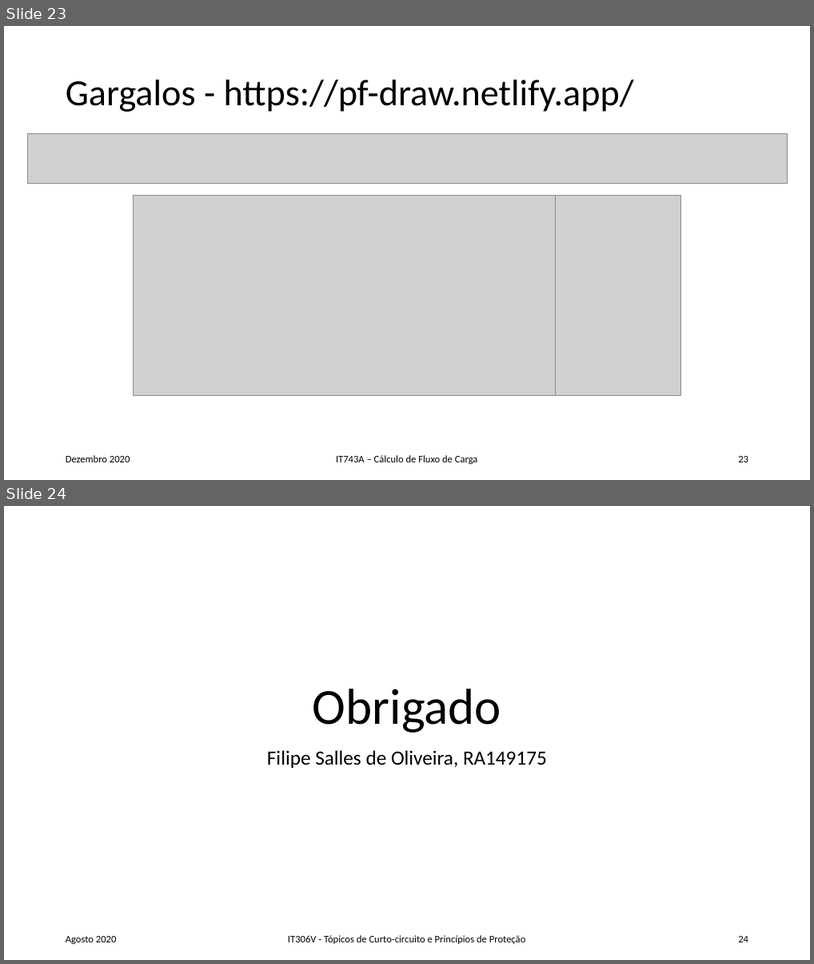
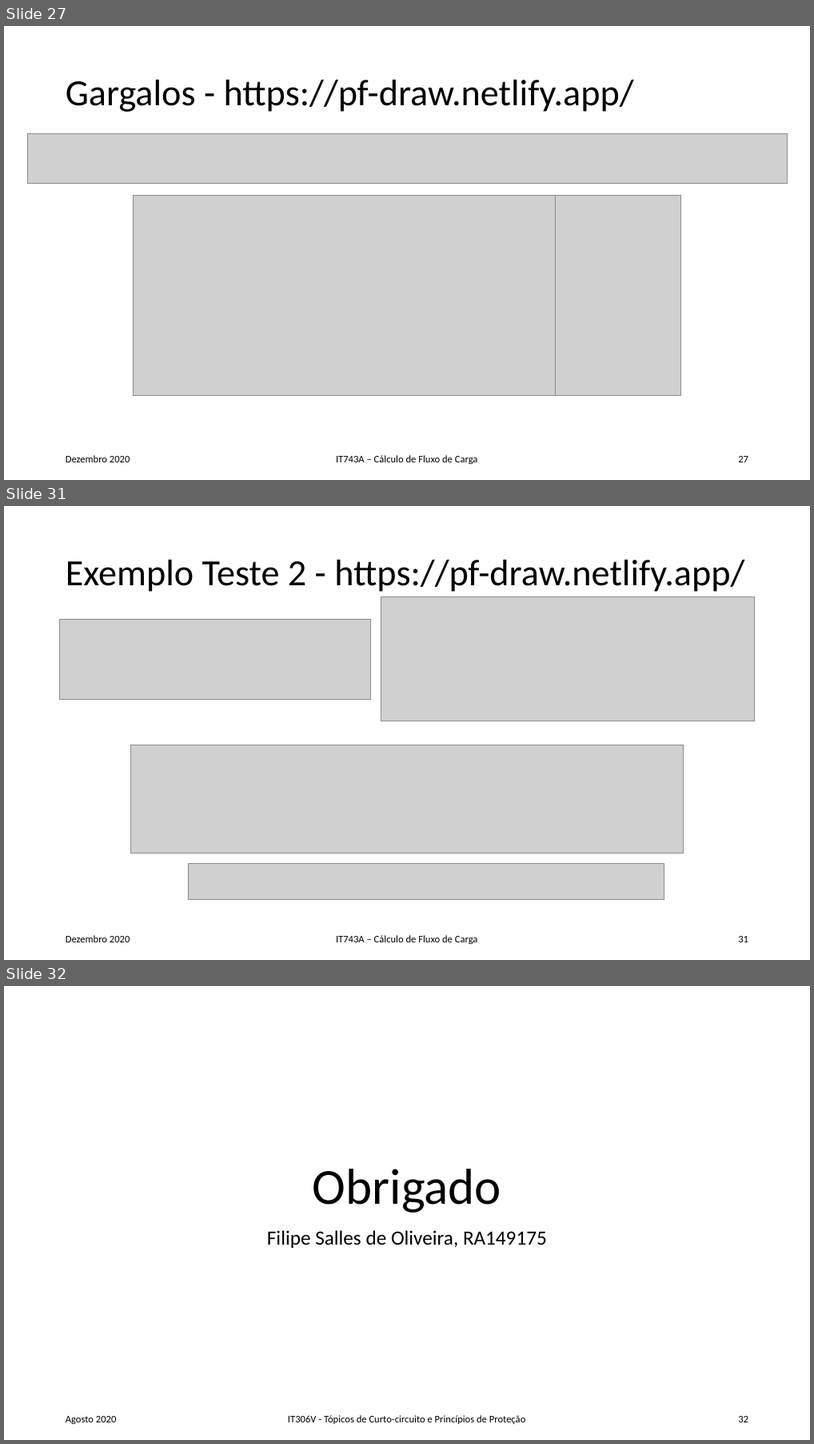
Before and after one commit to FilipeSO/pf-draw, a slide deck: public/ppt/RA149175_FSO_Rel_slides_rev1.pptx. Shown one above the other, each under a label of ours: slides 23 and 24 before the commit, slides 27, 31 and 32 after it; the slides between them are not shown. The pictures are 814x964 and 814x1444 pixels, drawn with LibreOffice and Linux fonts; fonts in the diff are those of the drawing; grey boxes stand for pictures. Boxes give left, top, right and bottom in pixels: in the first picture for what was removed or moved away, otherwise in the second. Text is boxed around its words. In the diff, an @@ line names an element or a change of style, - is before the commit and + after.

Commit message:
corrigido exemplo e bug show_iterations

```diff
--- a/public/ppt/RA149175_FSO_Rel_slides_rev1.pptx
+++ b/public/ppt/RA149175_FSO_Rel_slides_rev1.pptx
@@ slide 31 added at [4, 506, 810, 960], background #FFFFFF @@
@@ title added at [66, 560, 745, 592], 44 pt, text #000000 @@
+Exemplo Teste 2 - https://pf-draw.netlify.app/
@@ picture added at [381, 596, 755, 720] @@
@@ picture added at [60, 619, 371, 699] @@
@@ picture added at [131, 745, 684, 853] @@
@@ picture added at [188, 863, 665, 899] @@
@@ text added at [66, 935, 130, 942], 12 pt, text #000000 @@
+Dezembro 2020
@@ text added at [336, 935, 478, 944], 12 pt, text #000000 @@
+IT743A – Cálculo de Fluxo de Carga
@@ page number added at [738, 936, 749, 942], 12 pt, text #000000 @@
+31
@@ what was slide 23 is now slide 27 @@
@@ page number at [738, 456, 749, 462]: text changed @@
-23
+27
@@ what was slide 24 is now slide 32 @@
@@ page number at [738, 1416, 749, 1422]: text changed @@
-24
+32
```
Also in this commit, not shown: 2 slides changed, 7 other slides added, 4 other files.
